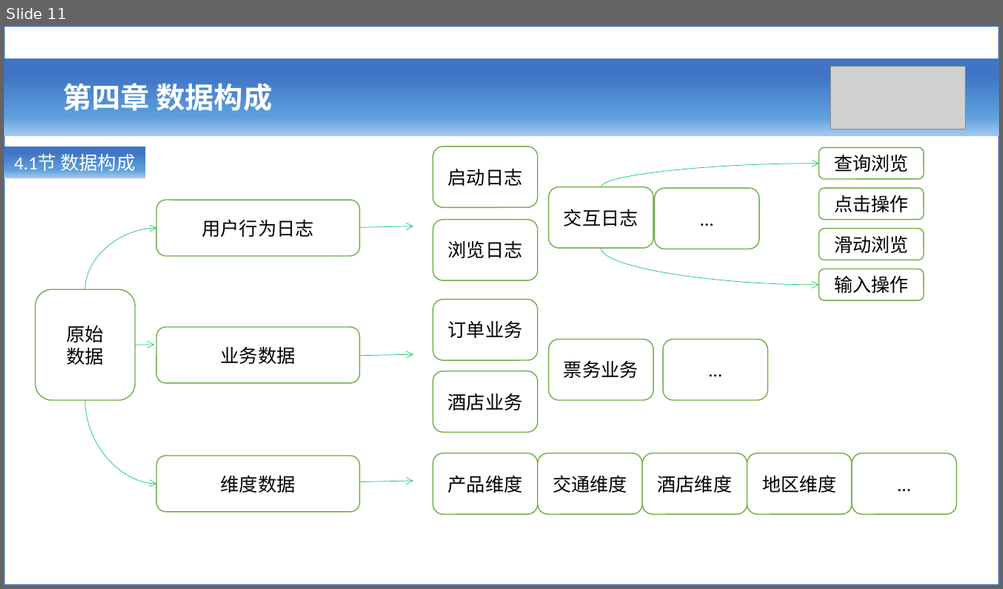
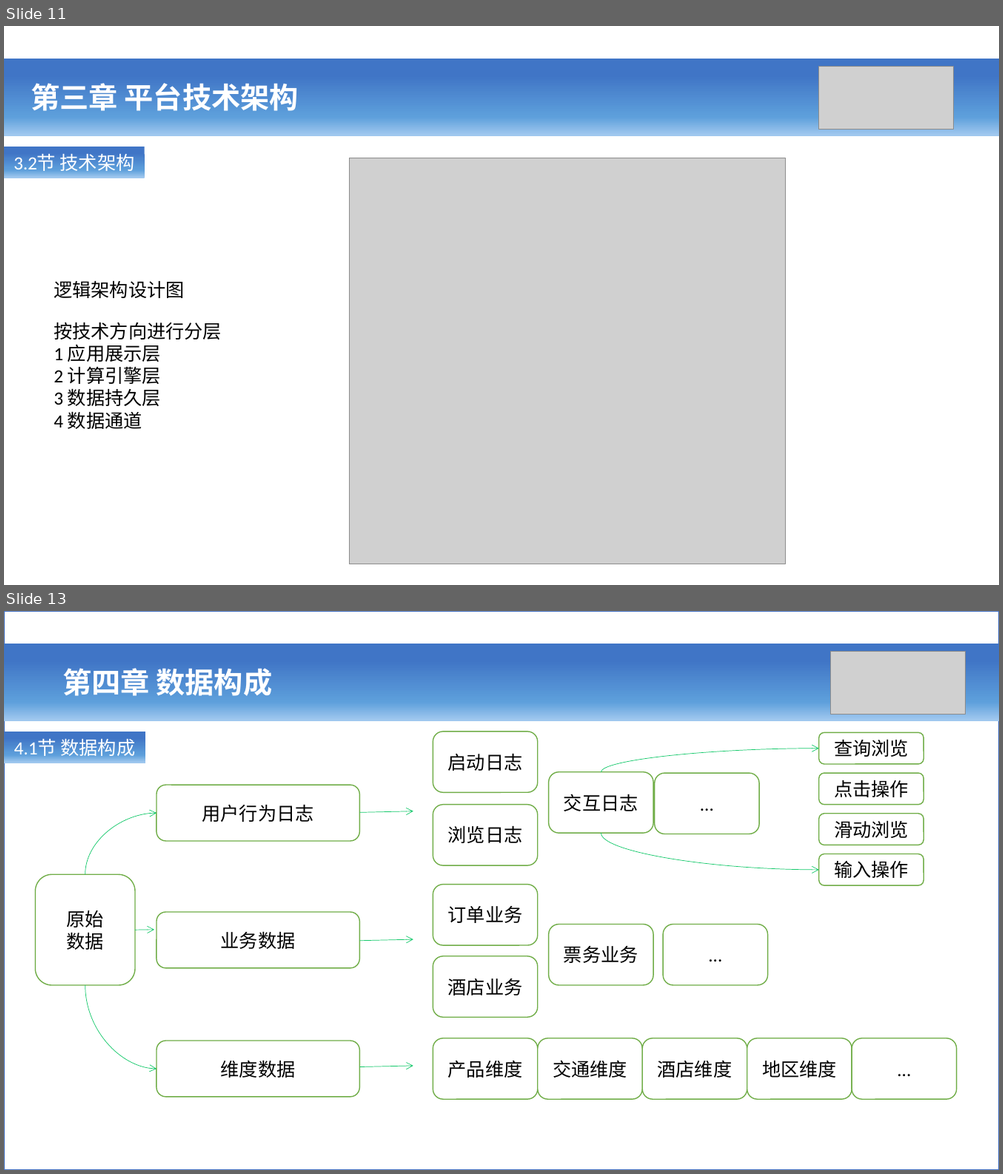
Before and after one commit to ZQHS/qtravel, a slide deck: doc/项目文档/好程序员实时项目(Flink).pptx. Shown one above the other, each under a label of ours: slide 11 before the commit, slides 11 and 13 after it; the slides between them are not shown. The pictures are 1003x589 and 1003x1174 pixels, drawn with LibreOffice and Linux fonts; fonts in the diff are those of the drawing; grey boxes stand for pictures. Boxes give left, top, right and bottom in pixels: in the first picture for what was removed or moved away, otherwise in the second. Text is boxed around its words. In the diff, an @@ line names an element or a change of style, - is before the commit and + after.

```diff
--- a/doc/项目文档/好程序员实时项目(Flink).pptx
+++ b/doc/项目文档/好程序员实时项目(Flink).pptx
@@ slide 11 added at bbox=[4, 26, 999, 585], background #FFFFFF @@
@@ rectangle added at bbox=[4, 59, 999, 136], fill gradient #4075C6 to #5D9FDB to #A0C8EF @@
@@ picture added at bbox=[819, 66, 953, 129] @@
@@ text added at bbox=[31, 83, 299, 111], 28 pt, text #FFFFFF, bold @@
+第三章 平台技术架构
@@ rectangle added at bbox=[4, 147, 145, 178], fill gradient #4075C6 to #5D9FDB to #A0C8EF, 18 pt, text #FFFFFF @@
+3.2节 技术架构
@@ picture added at bbox=[349, 158, 785, 565] @@
@@ text added at bbox=[54, 281, 184, 298], 18 pt, text #000000 @@
+逻辑架构设计图
@@ text added at bbox=[54, 322, 222, 429], 18 pt, text #000000 @@
+按技术方向进行分层
+1 应用展示层
+2 计算引擎层
+3 数据持久层
+4 数据通道
@@ what was slide 11 is now slide 13 @@
```
Also in this commit, not shown: 3 slides changed, 3 other slides added, 2 slides removed, 19 other files.
